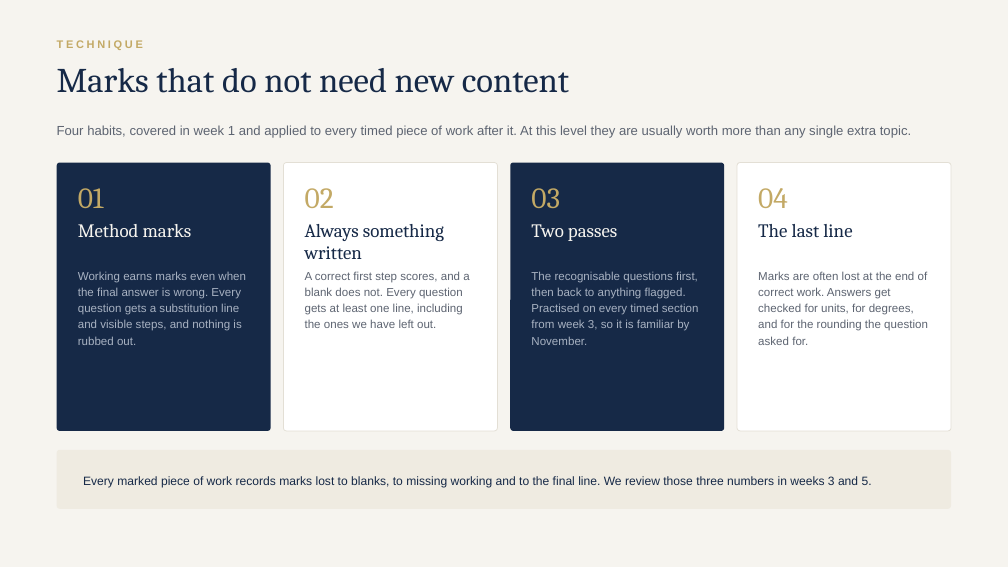
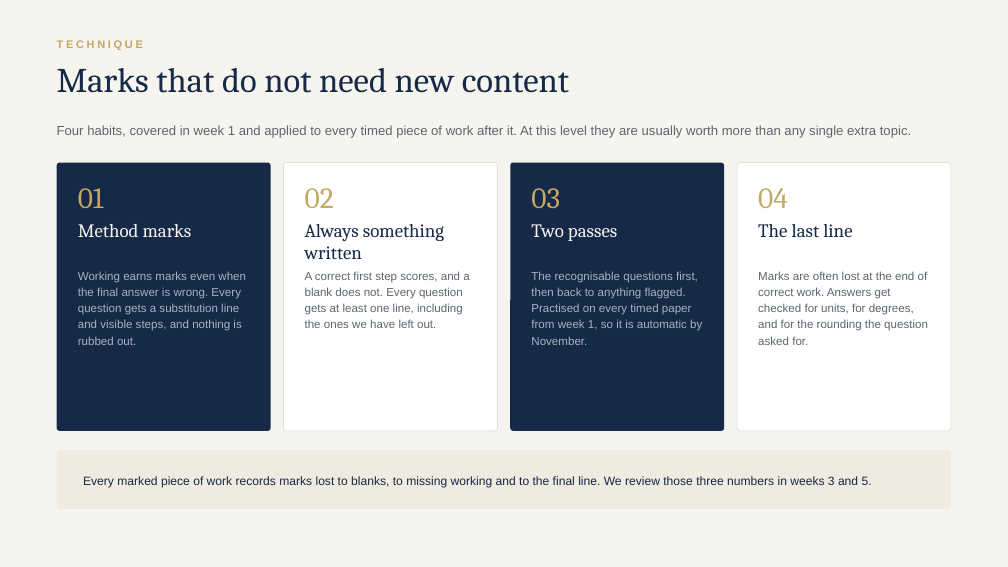
Before and after one commit to AliAljawabra/Daily, a slide deck: slide 12 of tutoring/charlotte/Charlotte_maths_plan.pptx. Drawn at 1008x567 pixels with LibreOffice and Linux fonts; fonts in the diff are those of the drawing. Boxes give left, top, right and bottom in pixels: in the first picture for what was removed or moved away, otherwise in the second. Text is boxed around its words. In the diff, an @@ line names an element or a change of style, - is before the commit and + after.

```diff
--- a/tutoring/charlotte/Charlotte_maths_plan.pptx
+++ b/tutoring/charlotte/Charlotte_maths_plan.pptx
@@ text at <box>531,271,702,345</box>: text changed @@
-The recognisable questions first, then back to anything flagged. Practised on every timed section from week 3, so it is familiar by November.
+The recognisable questions first, then back to anything flagged. Practised on every timed paper from week 1, so it is automatic by November.
```
Also in this commit, not shown: 8 other slides changed, 2 other files.
